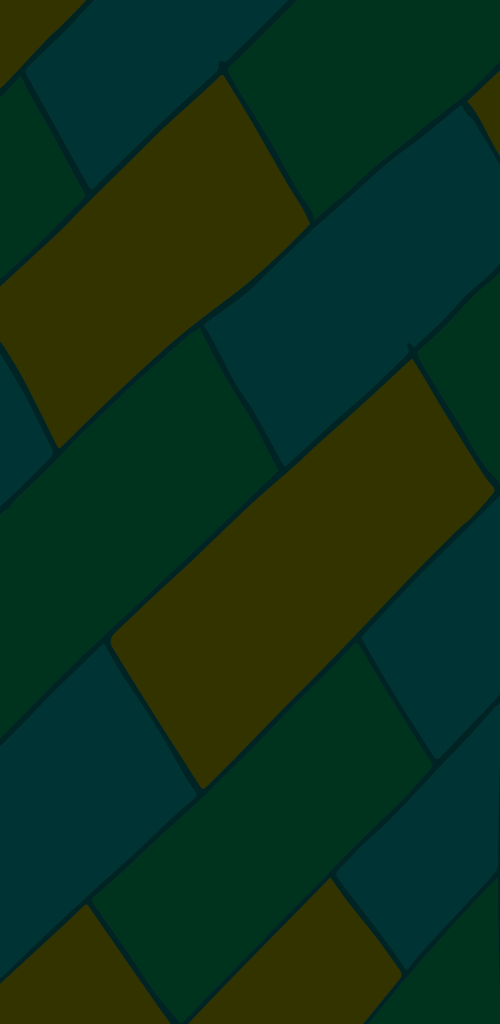
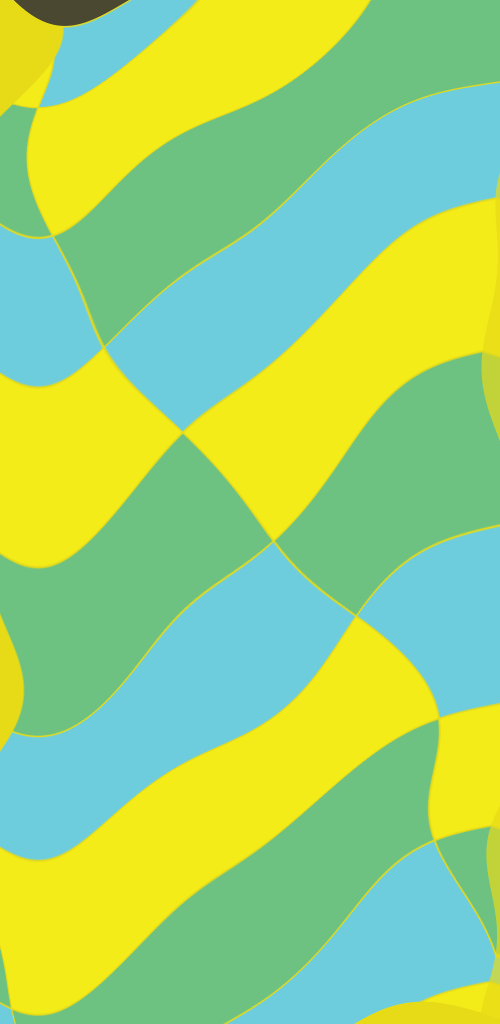
Two versions of the same layered image (500×1024). Layer-by-layer changes:
moved "Vector Smart Object" above "Layer 1", painted on it over [0, 0, 500, 1024]
renamed "Layer 3" to "Layer 1", blend normal → multiply over [0, 0, 500, 1024]
